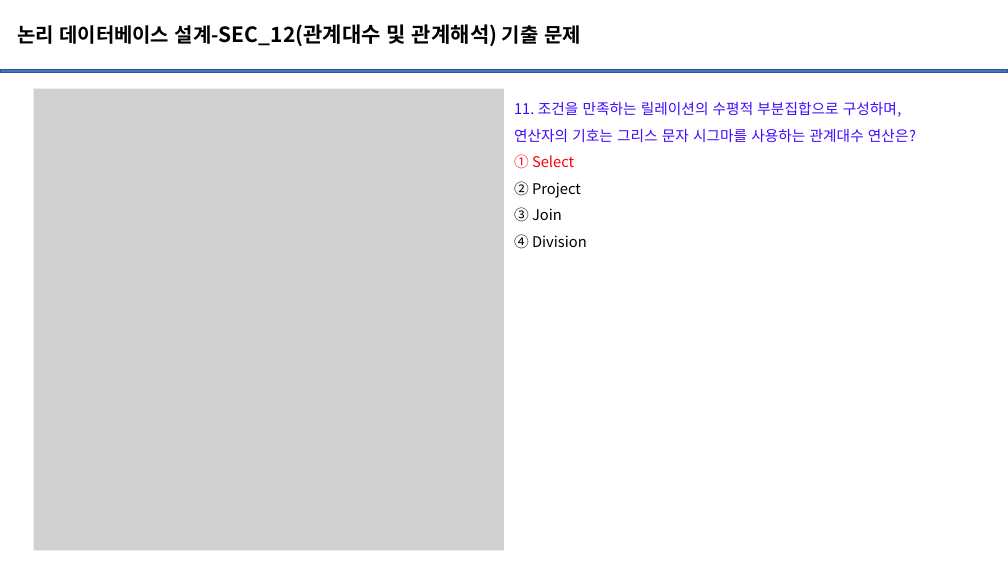
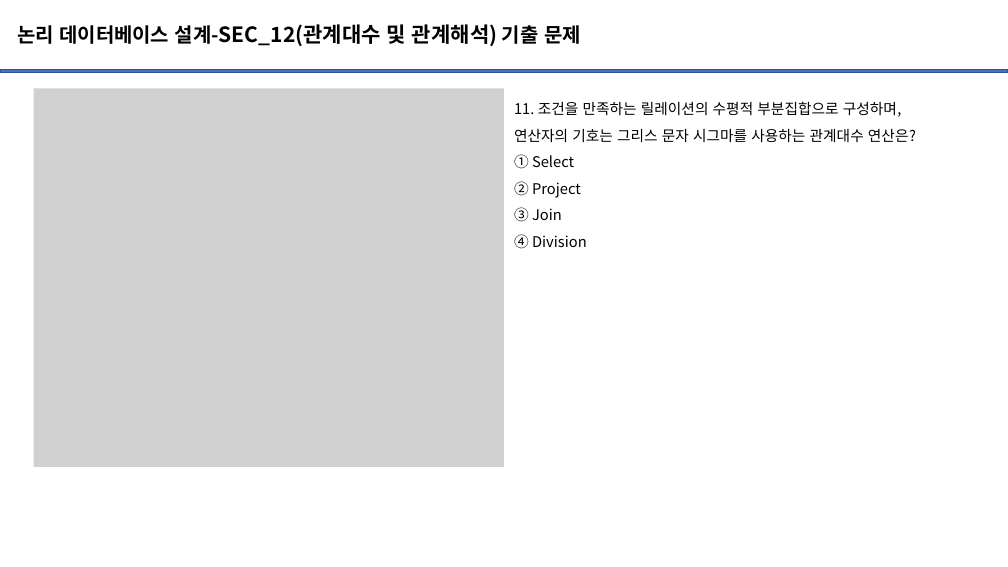
Before and after one commit to powerjjh95/TIL, a slide deck: slide 13 of Certification/정보처리기사/필기/문제/문제_3과목-Part1.데이터베이스 구축(논리 데이터베이스 설계-Ⅱ)_2.pptx. Drawn at 1008x567 pixels with LibreOffice and Linux fonts; fonts in the diff are those of the drawing; grey boxes stand for pictures; background and template pictures are left out. Boxes give left, top, right and bottom in pixels: in the first picture for what was removed or moved away, otherwise in the second. Text is boxed around its words. In the diff, an @@ line names an element or a change of style, - is before the commit and + after.

```diff
--- a/Certification/정보처리기사/필기/문제/문제_3과목-Part1.데이터베이스 구축(논리 데이터베이스 설계-Ⅱ)_2.pptx
+++ b/Certification/정보처리기사/필기/문제/문제_3과목-Part1.데이터베이스 구축(논리 데이터베이스 설계-Ⅱ)_2.pptx
@@ picture: place and size @@
-picture at (34,88,504,551)
+picture at (34,88,504,467)
@@ text at (514,101,916,169): text colour #3F0BFD to #000000 in "11. 조건을 만족하는 릴레이션의 수평적 부분집합으로 구성하며,", "연산자의 기호는 그리스 문자 시그마를 사용하는 관계대수 ..."; text colour #FF0000 to #000000 in "① Select" @@
```
Also in this commit, not shown: 8 other slides changed, 23 slides removed, 2 other files.
